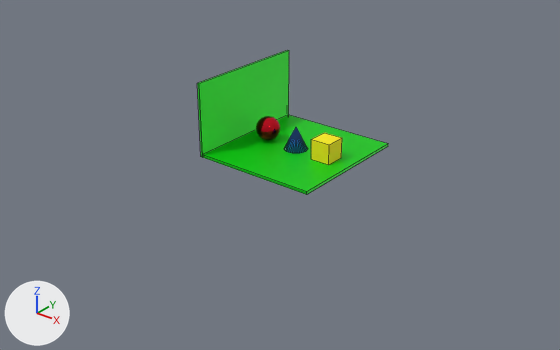
Renders of the FBX model Athena-Editor/Assets/Scenes/BlenderScene.fbx from each side of a commit.
Rendered twice from a 50 mm camera at (31.2, -40.0, 22.4) aimed at (0.7, -1.8, -1.3). Every picture has the same lights, and +X, +Y and +Z are marked at lower left. Mesh edges are drawn as thin lines on the coarser meshes. Where no turn or scale is listed for an object, it has been applied to the vertices.
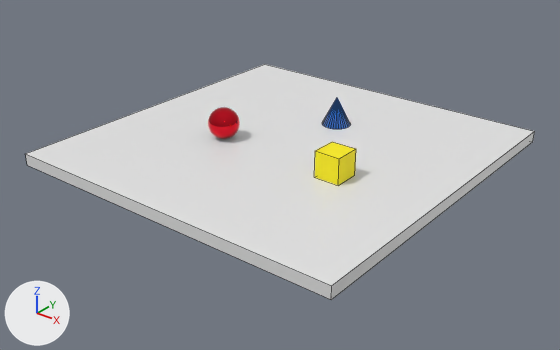
Location of each change, (x1, y1, x2, y2) in pixels of the pictures (560 x 350 px):
'Floor', added: after (26, 64, 535, 300)
'WallDown', deleted: before (202, 115, 388, 195)
'WalLeft', deleted: before (197, 50, 289, 157)
'Cube', moved, rescaled (31% wider, 33% taller): before (311, 133, 342, 165); after (315, 142, 356, 185)
'Cone', moved, rescaled (20% wider, 23% taller): before (284, 128, 308, 153); after (322, 98, 351, 129)

The change in detail:
Material 'FloorMaterial' (mat_floormaterial) is new.
Its base color is (0.8, 0.8, 0.8) (white #e7e7e7).
Its roughness is 0.399.
Mesh me_floor is new.
It is a box spanning x -12.9..12.9, y -12.9..12.9, z -0.4..0.4.
It uses material mat_floormaterial (white #e7e7e7).
Object 'Cone' (ob_cone) moves from (0.68, 0.0, 0.95) to (0.68, 4.97, 1.5).
Object 'Cone' (ob_cone) is rescaled from (0.831, 0.831, 0.831) to (1.07, 1.07, 1.07).
Object 'Cube' (ob_cube) moves from (3.32, 0.0, 0.85) to (5.77, -2.49, 1.36).
Object 'Cube' (ob_cube) is rescaled from (0.747, 0.747, 0.747) to (0.936, 0.936, 0.936).
Object 'WalLeft' (ob_walleft) is deleted.
Object 'WallDown' (ob_walldown) is deleted.
Object 'Floor' (ob_floor) is new; it shows me_floor.
Its location is (0.0, 0.0, 0.0).
